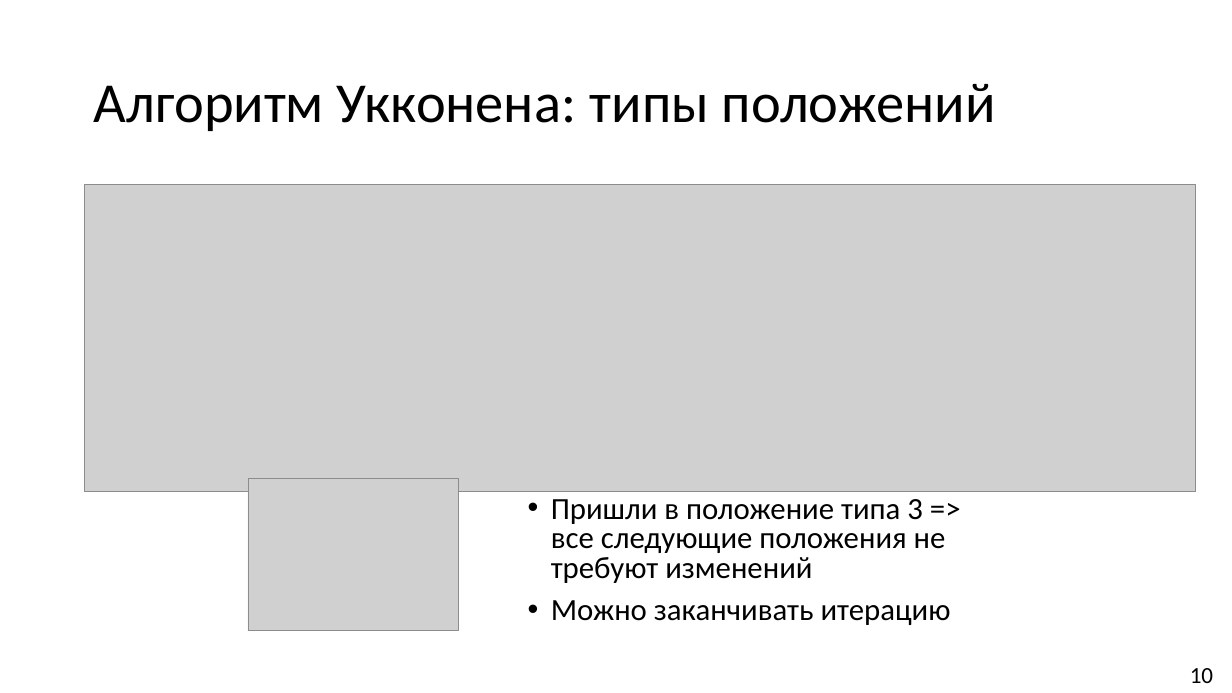
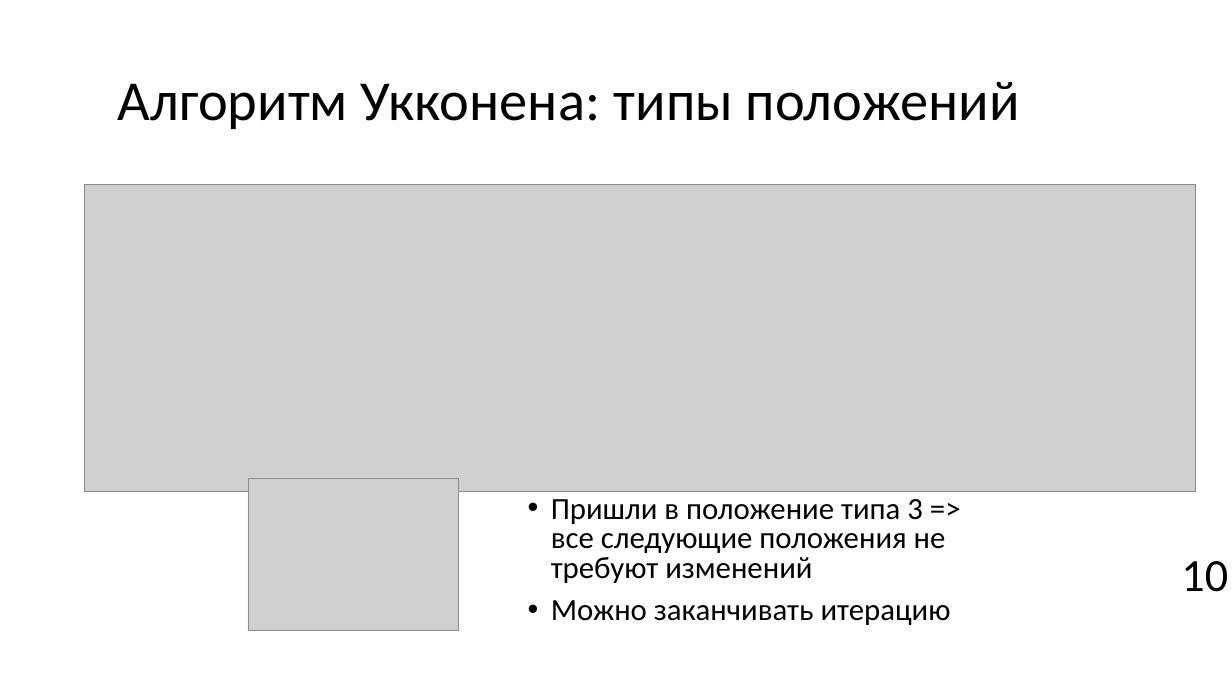
Before and after one commit to Pompon-Den/Suff-Tree-Algorithm-Ykkonen, a slide deck: slide 11 of Algorithm Ykkonena.pptx. Drawn at 1232x693 pixels with LibreOffice and Linux fonts; fonts in the diff are those of the drawing; grey boxes stand for pictures; background and template pictures are left out. Boxes give left, top, right and bottom in pixels: in the first picture for what was removed or moved away, otherwise in the second. Text is boxed around its words. In the diff, an @@ line names an element or a change of style, - is before the commit and + after.

```diff
--- a/Algorithm Ykkonena.pptx
+++ b/Algorithm Ykkonena.pptx
@@ title "Алгоритм Укконена: типы положений": place and size @@
-title "Алгоритм Укконена: типы положений" at [94, 84, 996, 131]
+title "Алгоритм Укконена: типы положений" at [118, 82, 1020, 129]
@@ text "10": place and size @@
-text "10" at [1190, 668, 1213, 683]
+text "10" at [1181, 561, 1228, 592]
@@ text "10" at [1181, 561, 1228, 592]: size 18 to 36 pt; more space between paragraphs @@
```
Also in this commit, not shown: 13 other slides changed, 1 slide added, 9 slides removed, 5 other files.
